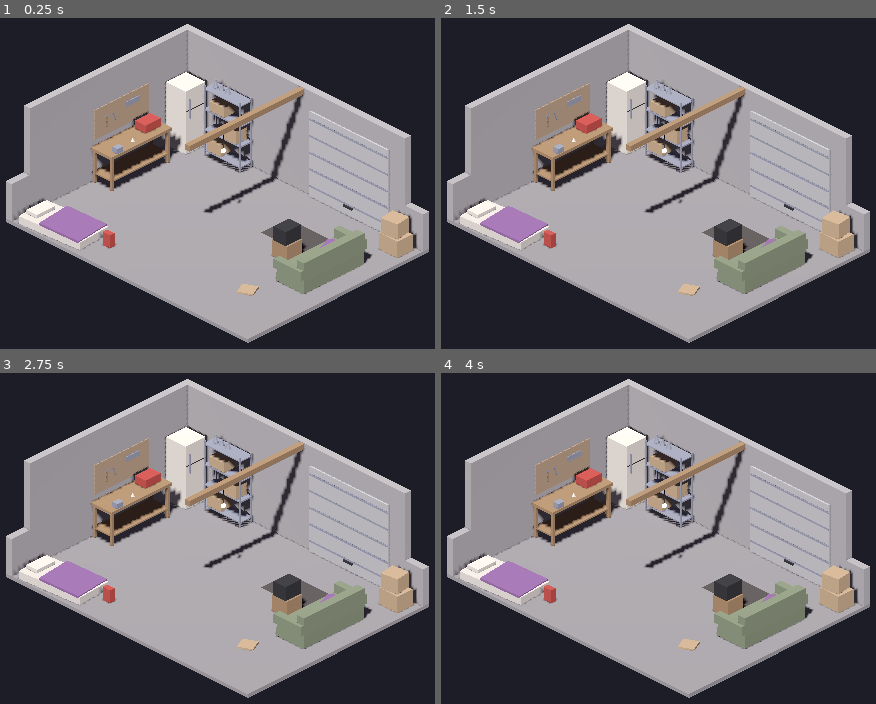
Above: before the commit, frames 1-4 (two rows, left to right).
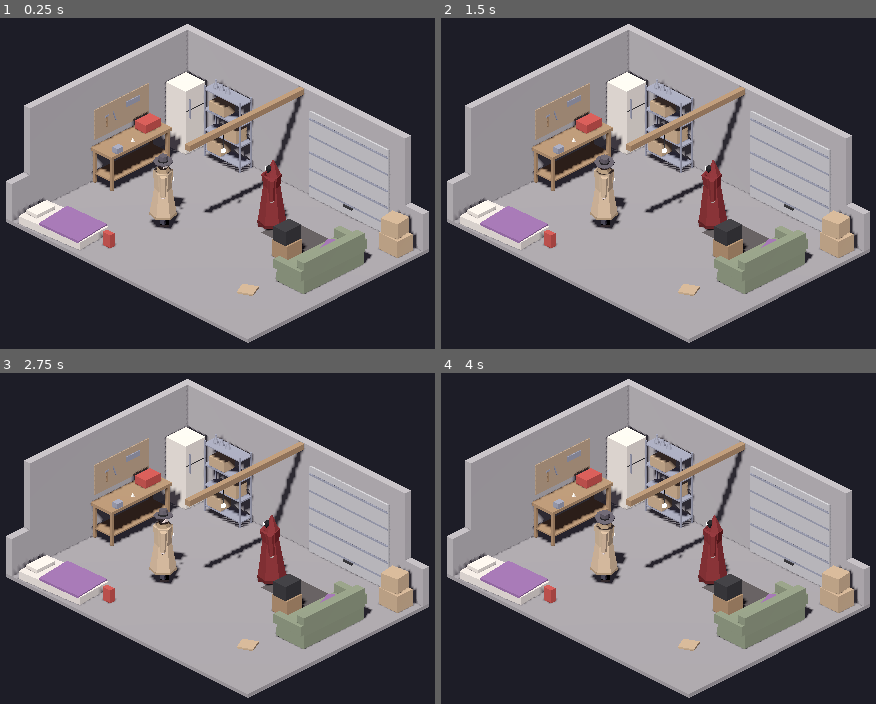
Above: after the commit, the same moments.

Repository: klhall1987/eldritch-tactics
Game: Godot game, scene res://scenes/main.tscn
Two runs of this game, one before a commit and one after it. Both use one fixed random seed, a clock stepped at 60 frames per second and the inputs below.
Inputs (mouse positions are in pixels of both pictures, inside the frame that each line leads up to):
- Up to frame 1 (0.25 s): no input
- Up to frame 2 (1.5 s): tap Enter at 0.5 s; move the mouse to (832, 160) at 0.52 s; hold Shift 0.53-1.25 s; click (832, 160) at 0.67 s; tap Space at 1.25 s; drag from (497, 203) to (619, 272) at 1.27 s
- Up to frame 3 (2.75 s): tap Enter at 2 s; move the mouse to (295, 439) at 2.02 s; tap Ctrl at 2.1 s; click (295, 439) at 2.17 s
- Up to frame 4 (4 s): drag from (619, 627) to (outside the picture) at 2.77 s; move the mouse to (outside the picture) at 3.52 s; tap Alt at 3.6 s; click (outside the picture) at 3.67 s

The runs differ from the first frame. In frame 1, 2.1% of the frame differs, in the area x 34-67%, y 40-65%; in frame 2, 2.1%; in frame 3, 2.0%; in frame 4, 2.1%, in the area x 34-67%, y 41-65%.

Commit message:
setup scene

Diff:
--- a/scenes/main.tscn
+++ b/scenes/main.tscn
@@ -1,7 +1,9 @@
-[gd_scene load_steps=5 format=3]
+[gd_scene load_steps=7 format=3]
 
 [ext_resource type="Script" uid="uid://ce8drhw0bhpsw" path="res://scripts/main.gd" id="1_main"]
 [ext_resource type="PackedScene" uid="uid://bm2hphniofr4q" path="res://assets/models/environments/garage.glb" id="2_garage"]
+[ext_resource type="PackedScene" uid="uid://hbjm6etvce02" path="res://assets/models/characters/detective.glb" id="3_detective"]
+[ext_resource type="PackedScene" uid="uid://c5mx8nhifwxod" path="res://assets/models/characters/cultist.glb" id="4_cultist"]
 
 [sub_resource type="Environment" id="Environment_garage"]
 background_mode = 1
@@ -19,6 +21,12 @@
 
 [node name="Garage" parent="." instance=ExtResource("2_garage")]
 
+[node name="Detective" parent="." instance=ExtResource("3_detective")]
+transform = Transform3D(-0.707107, 0, 0.707107, 0, 1, 0, -0.707107, 0, -0.707107, -1.2, 0, 0.6)
+
+[node name="Cultist" parent="." instance=ExtResource("4_cultist")]
+transform = Transform3D(0.707107, 0, -0.707107, 0, 1, 0, 0.707107, 0, 0.707107, 0.6, 0, -1.2)
+
 [node name="Sun" type="DirectionalLight3D" parent="."]
 transform = Transform3D(0.866025, -0.409576, 0.286788, 0, 0.573576, 0.819152, -0.5, -0.709406, 0.496732, 0, 6, 0)
 light_energy = 0.8
--- a/scripts/main.gd
+++ b/scripts/main.gd
@@ -1,6 +1,9 @@
 extends Node3D
-## The game's root scene. Empty for now: the 3D world is built up through tickets.
+## The game's root scene: the garage, with the detective and a cultist standing in it.
 
 
 func _ready() -> void:
+	for character: Node in [$Detective, $Cultist]:
+		var player := character.find_children("*", "AnimationPlayer", true, false)[0] as AnimationPlayer
+		player.play("idle")
 	print("SMOKE_MARKER: main scene ready")
